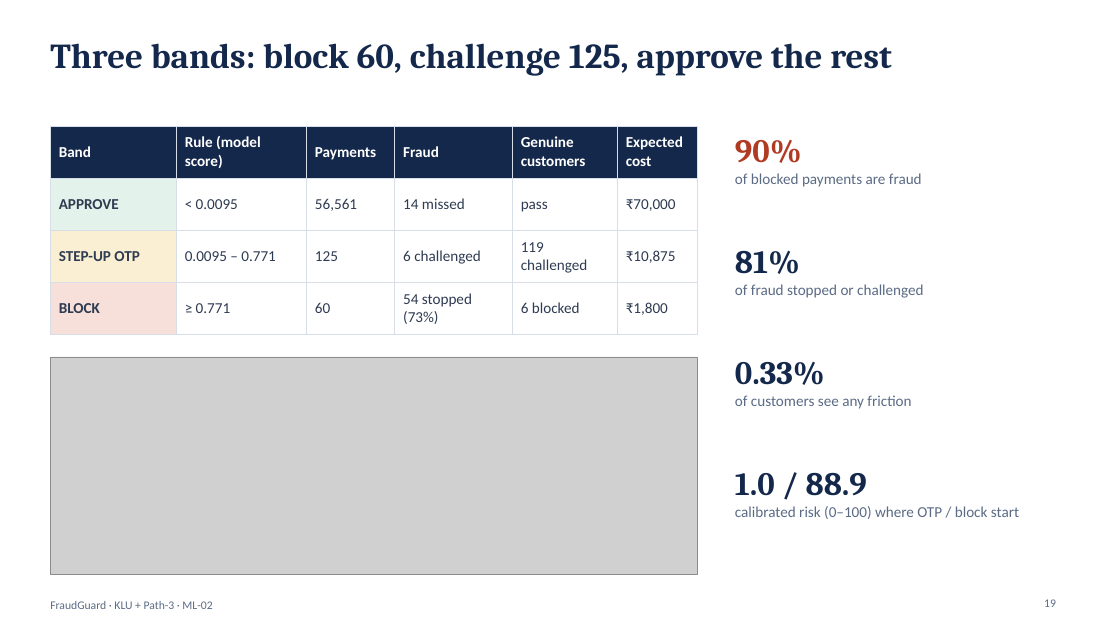
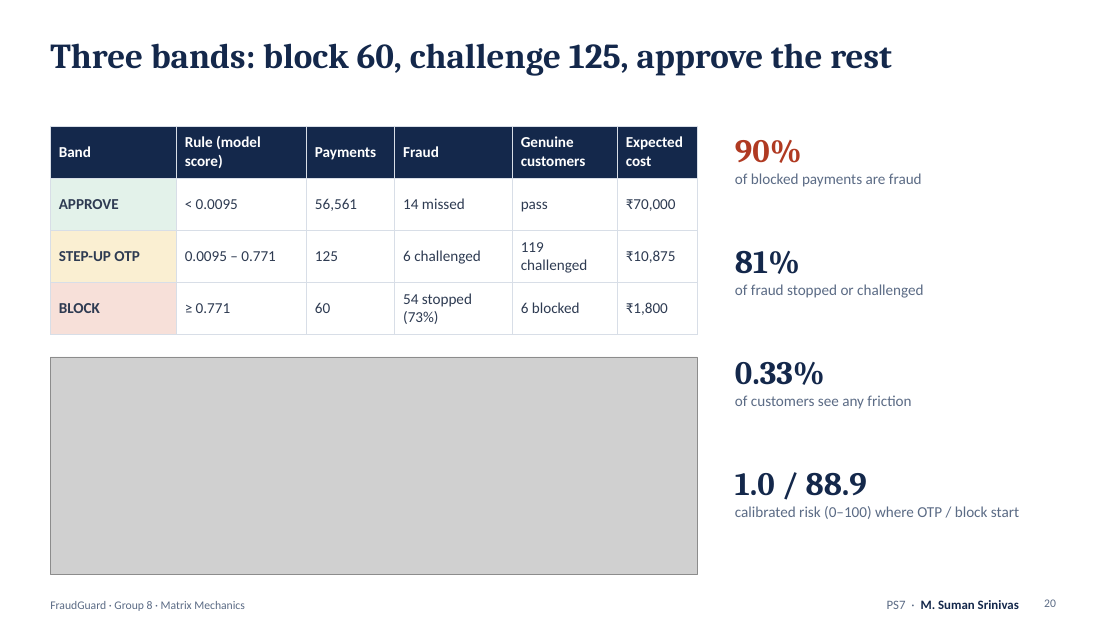
Before and after one commit to naishadhvytla/hackathon01calibo, a slide deck: slide 20 of docs/FraudGuard_Presentation.pptx (slide 19 before the commit). Drawn at 1120x630 pixels with LibreOffice and Linux fonts; fonts in the diff are those of the drawing; grey boxes stand for pictures. Boxes give left, top, right and bottom in pixels: in the first picture for what was removed or moved away, otherwise in the second. Text is boxed around its words. In the diff, an @@ line names an element or a change of style, - is before the commit and + after.

Commit message:
Team details, live URL, PS ownership; fix overlapping chart titles
- Group 8 · Matrix Mechanics, members and https://calibofraudguard.netlify.app/ in the deck, all Word documents, README, notebook, web app and Streamlit demo
- Problem-statement owners: PS1-2 N. Varshitha, PS3-4 M. Kumara Swamy, PS5-6 V. Naishadh, PS7-8 M. Suman Srinivas
- Deck: new team/ownership slide, presenter named on every slide, placeholders replaced, demo screenshots retaken (27 slides)
- Figures: super-titles moved above panel titles (fixes overlap on the fraud-by-amount/hour slide and six other charts); notebooks re-executed, every number unchanged
- README .docx: code blocks and table widths readable

```diff
--- a/docs/FraudGuard_Presentation.pptx
+++ b/docs/FraudGuard_Presentation.pptx
@@ page number at <box>1044,599,1056,607</box>: text changed @@
-19
+20
@@ text at <box>50,601,245,611</box>: text changed @@
-FraudGuard · KLU + Path-3 · ML-02
+FraudGuard · Group 8 · Matrix Mechanics
@@ text added at <box>887,600,1019,609</box>, 11 pt, text #14284B, bold @@
+PS7 · M. Suman Srinivas
```
Also in this commit, not shown: 25 other slides changed, 1 slide added, 32 other files.
